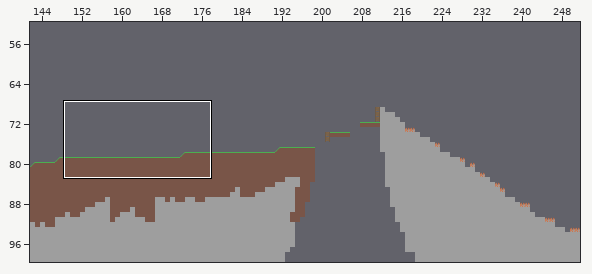
Tiled map: maps/1.1.tmx. Above: a wide view before the commit, with the close-up outlined.
Close-up. First the earlier version:
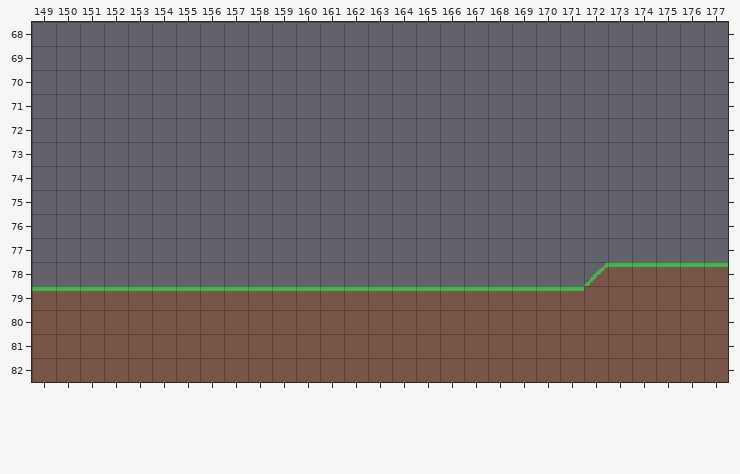
Cells are 16x16 px. Shown: x 149..177, y 68..82. The commit also changed other parts of the map, which this record leaves out.
And afterwards:
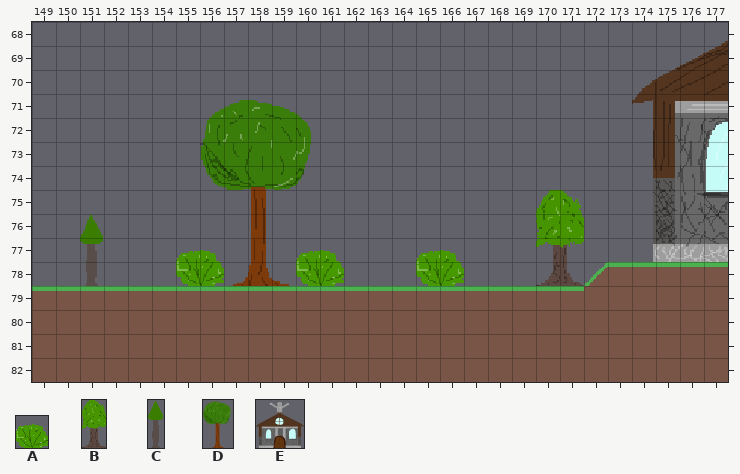
Key: from "Testing Tiles": A 22 "Bush1", B 23 "Tree1", C 24 "Tree2", D 25 "Tree3", E 27 "Church".
_ is an empty cell.
The exact change:
{"where": "layer \"Background\""}
{"y":77,"x":174,"old":"_","new":"E"}
{"y":78,"x":151,"old":"_","new":"C"}
{"y":78,"x":155,"old":"__","new":"AD"}
{"y":78,"x":160,"old":"_","new":"A"}
{"y":78,"x":165,"old":"_","new":"A"}
{"y":78,"x":170,"old":"_","new":"B"}
{"label":"added","picture_box":[632,41,728,262]}
{"label":"added","picture_box":[176,100,344,286]}
{"label":"added","picture_box":[536,190,584,286]}
{"label":"added","picture_box":[80,215,103,286]}
{"label":"added","picture_box":[416,250,464,286]}
